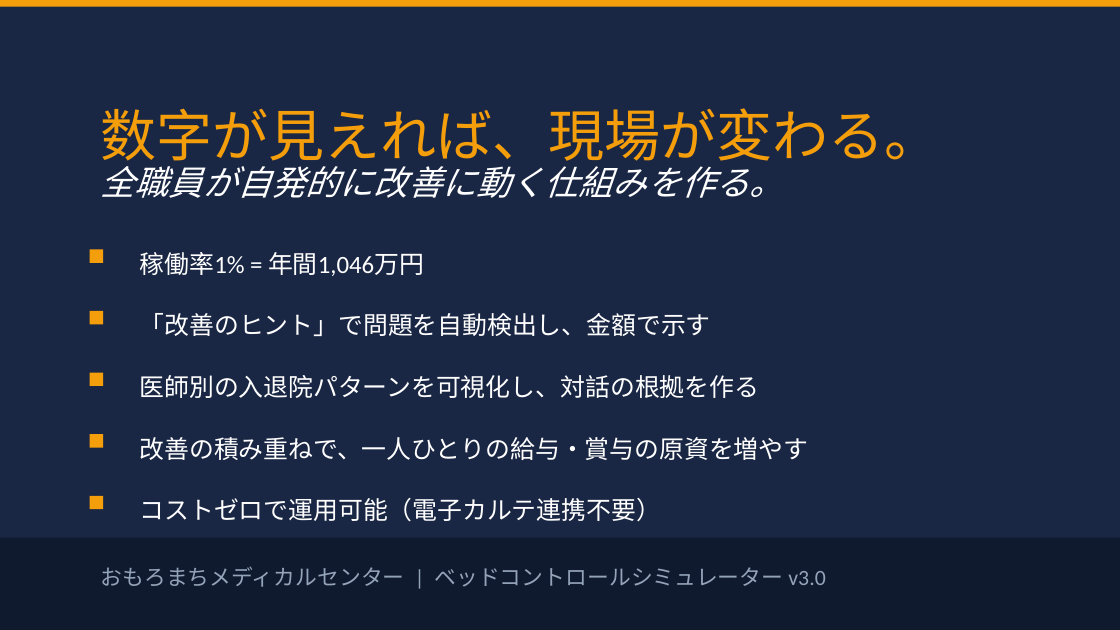
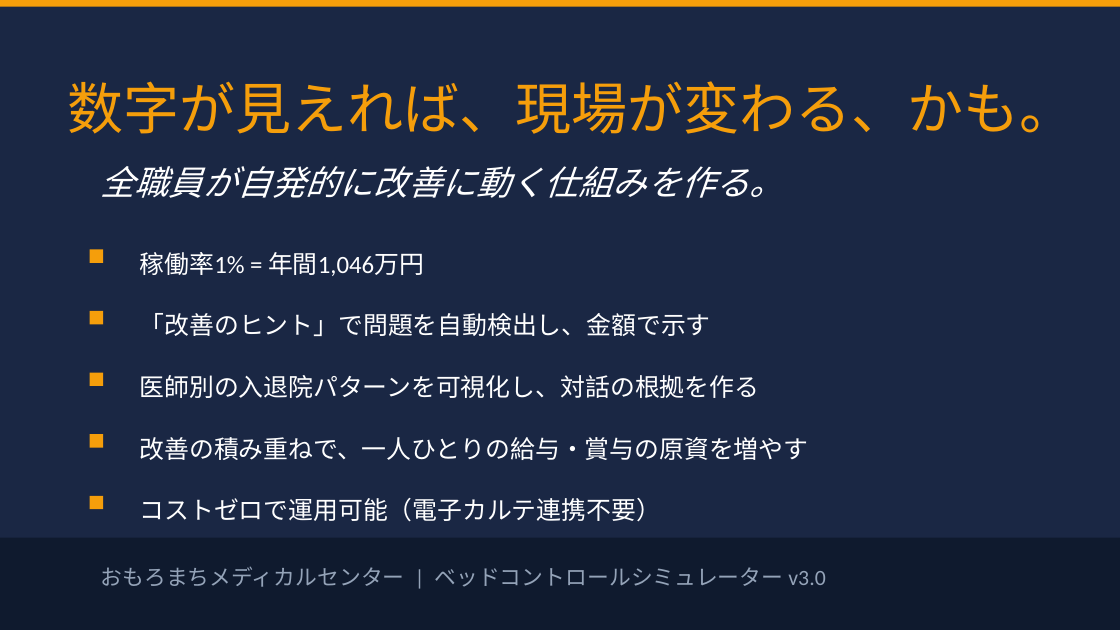
Before and after one commit to torukubota2023/bed-control-simulator, a slide deck: slide 12 of docs/admin/bed_control_evolution_presentation.pptx. Drawn at 1120x630 pixels with LibreOffice and Linux fonts; fonts in the diff are those of the drawing. Boxes give left, top, right and bottom in pixels: in the first picture for what was removed or moved away, otherwise in the second. Text is boxed around its words. In the diff, an @@ line names an element or a change of style, - is before the commit and + after.

```diff
--- a/docs/admin/bed_control_evolution_presentation.pptx
+++ b/docs/admin/bed_control_evolution_presentation.pptx
@@ text at [67, 81, 1075, 134]: text changed @@
-数字が見えれば、現場が変わる。
+数字が見えれば、現場が変わる、かも。
```
Also in this commit, not shown: 6 other slides changed.
